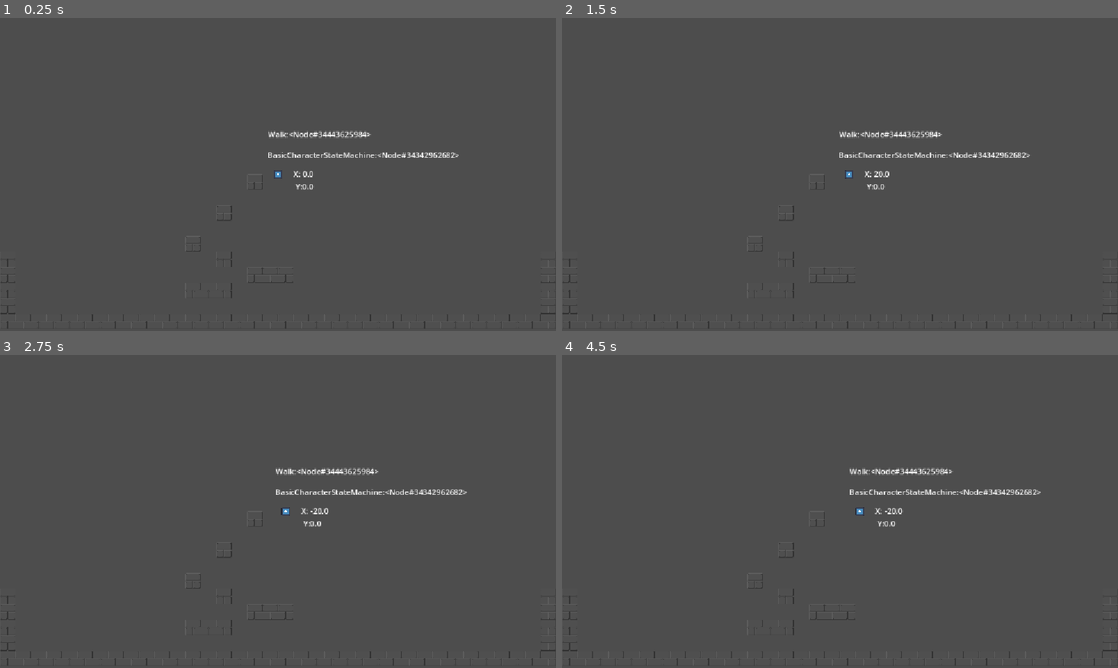
Above: before the commit, frames 1-4 (two rows, left to right).
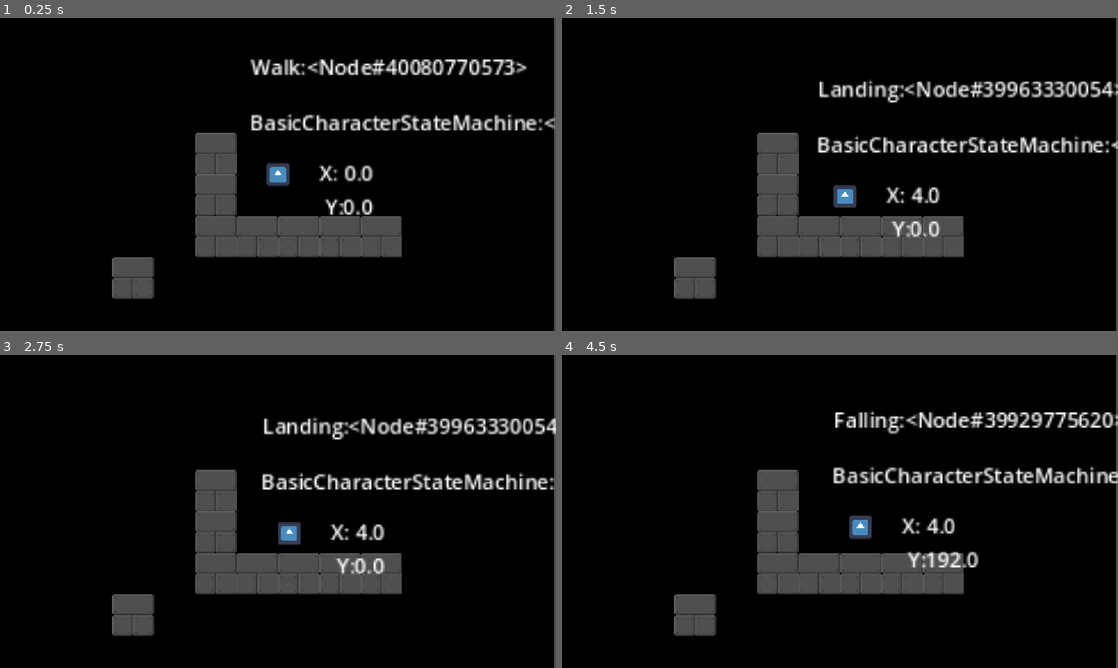
Above: after the commit, the same moments.

Repository: CamdenPix/GameOff-2026
Game: Godot game, scene res://scenes/main_game.tscn
Two runs of this game, one before a commit and one after it. Both use one fixed random seed, a clock stepped at 60 frames per second and the inputs below. The engine's default icon, where the game draws it, is replaced by a stand-in: a white triangle on a blue panel in a dark square.
Inputs:
- Up to frame 1 (0.25 s): no input
- Up to frame 2 (1.5 s): tap Enter at 0.5 s; hold Right (right) from 0.53 s (still down); tap Space (jump, bound only after the commit) at 0.6, 0.77, 1.07, 1.35 s
- Up to frame 3 (2.75 s): tap Space (jump, bound only after the commit) at 1.52, 1.82, 2.1 s; release Right (right) at 2.03 s; hold Left (left) from 2.03 s (still down)
- Up to frame 4 (4.5 s): release Left (left) at 2.78 s; hold Right (right) 2.78-4.28 s; tap Space (jump, bound only after the commit) at 2.85, 3.02, 3.32, 3.6, 3.77, 4.07, 4.35 s; hold Left (left) from 4.28 s (still down)

The runs differ from the first frame. In frame 1, 91% of the frame differs, in the area x 0-100%, y 0-100%; in frame 2, 91%; in frame 3, 91%; in frame 4, 91%.

Commit message:
ok les go

Diff:
--- /dev/null
+++ b/Scripts/Player/Basic/dashing.gd
@@ -0,0 +1,21 @@
+@icon("res://assets/chip-svgrepo-com.svg")
+extends State
+
+func enter(oldState: State) -> void:
+	#parent.animations.play(animation_name)
+
+	pass
+
+func exit(newState: State) -> void:
+	pass
+
+func process_input(event: InputEvent) -> State:
+	return null
+
+func process_frame(delta: float) -> State:
+	return null
+
+func process_physics(delta: float) -> State:
+	var raw_input: Vector2 = Input.get_vector("left","right","up","down")
+	parent.velocity.x = raw_input.x * Speed
+	return null
--- /dev/null
+++ b/Scripts/Player/Basic/falling.gd
@@ -0,0 +1,23 @@
+@icon("res://assets/chip-svgrepo-com.svg")
+extends State
+
+@export var landing_state: State
+func enter(oldState: State) -> void:
+	#parent.animations.play(animation_name)
+	parent.velocity.y =0
+	pass
+
+func exit(newState: State) -> void:
+	pass
+
+func process_input(event: InputEvent) -> State:
+	return null
+
+func process_frame(delta: float) -> State:
+	return null
+
+func process_physics(delta: float) -> State:
+	parent.velocity.y += Fall_Gravity
+	if parent.is_on_floor():
+		return landing_state
+	return null
--- /dev/null
+++ b/Scripts/Player/Basic/idle.gd
@@ -0,0 +1,26 @@
+@icon("res://assets/chip-svgrepo-com.svg")
+extends State
+@export var walking_state: State
+@export var jumping_state: State
+func enter(oldState: State) -> void:
+	#parent.animations.play(animation_name)
+
+	pass
+
+func exit(newState: State) -> void:
+	pass
+
+func process_input(event: InputEvent) -> State:
+	var raw_input: Vector2 = Input.get_vector("left","right","up","down")
+	if raw_input:
+		return walking_state
+	if Input.is_action_just_pressed("jump"):
+		return jumping_state
+	return null
+
+func process_frame(delta: float) -> State:
+	return null
+
+func process_physics(delta: float) -> State:
+
+	return null
--- /dev/null
+++ b/Scripts/Player/Basic/jump.gd
@@ -0,0 +1,26 @@
+@icon("res://assets/chip-svgrepo-com.svg")
+extends State
+
+@export var falling_state: State
+func enter(oldState: State) -> void:
+	#parent.animations.play(animation_name)
+	parent.velocity.y = -Jump_Velocity
+	pass
+
+func exit(newState: State) -> void:
+	pass
+
+func process_input(event: InputEvent) -> State:
+	return null
+
+func process_frame(delta: float) -> State:
+	return null
+
+func process_physics(delta: float) -> State:
+	if parent.velocity.y + Jump_Gravity * delta < 0:
+		parent.velocity.y += Jump_Gravity * delta
+		#print(Jump_Gravity, parent.velocity)
+	else:
+		return falling_state
+
+	return null
--- /dev/null
+++ b/Scripts/Player/Basic/landing.gd
@@ -0,0 +1,34 @@
+@icon("res://assets/chip-svgrepo-com.svg")
+extends State
+@export var timer: Timer
+@export var idle_state: State
+@export var walking_state: State
+var return_idle_state: State
+
+func enter(oldState: State) -> void:
+	#parent.animations.play(animation_name)
+	timer.start()
+	pass
+
+func exit(newState: State) -> void:
+	timer.stop()
+	return_idle_state = null
+	pass
+
+func process_input(event: InputEvent) -> State:
+	var raw_input: Vector2 = Input.get_vector("left","right","up","down")
+	if raw_input:
+		return walking_state
+	return null
+
+func process_frame(delta: float) -> State:
+	return null
+
+func process_physics(delta: float) -> State:
+	return return_idle_state
+
+
+
+func _on_timer_timeout() -> void:
+	return_idle_state = idle_state
+	pass # Replace with function body.
--- a/Scripts/Player/Basic/walk.gd
+++ b/Scripts/Player/Basic/walk.gd
@@ -1,20 +1,48 @@
 @icon("res://assets/chip-svgrepo-com.svg")
 extends State
-
+@export var dash_threshold: float = .3
+@export var dashing_state: State
+@export var jumping_state: State
+@export var falling_state: State
+@export var coyote_timer: Timer
+var coyote_timer_fall: bool = false
 func enter(oldState: State) -> void:
 	#parent.animations.play(animation_name)
 
 	pass
 
 func exit(newState: State) -> void:
+	coyote_timer.stop()
+	coyote_timer_fall = false
 	pass
 
 func process_input(event: InputEvent) -> State:
+	if Input.is_action_just_pressed("jump"):
+		return jumping_state
 	return null
 
 func process_frame(delta: float) -> State:
 	return null
 
 func process_physics(delta: float) -> State:
-	parent.velocity = Input.get_vector("left","right","down","up") * 20
+	var raw_input: Vector2 = Input.get_vector("left","right","up","down")
+	parent.velocity.x = raw_input.x * Speed
+	#if abs(raw_input.x) > dash_threshold:
+		#return dashing_state
+
+	if parent.is_on_floor():
+		coyote_timer.stop()
+		parent.velocity.y -= Fall_Gravity * delta
+	else:
+		if coyote_timer_fall:
+			return falling_state
+		# this just makes sure the timer runs only if the timer hasnt started
+		if coyote_timer.time_left == coyote_timer.wait_time:
+			coyote_timer.start()
+
 	return null
+
+
+func _on_timer_timeout() -> void:
+	coyote_timer_fall = true
+	pass
--- a/project.godot
+++ b/project.godot
@@ -52,6 +52,11 @@
 "events": [Object(InputEventKey,"resource_local_to_scene":false,"resource_name":"","device":-1,"window_id":0,"alt_press …(195 unchanged characters)…
 ]
 }
+jump={
+"deadzone": 0.2,
+"events": [Object(InputEventKey,"resource_local_to_scene":false,"resource_name":"","device":-1,"window_id":0,"alt_pressed":false,"shift_pressed":false,"ctrl_pressed":false,"meta_pressed":false,"pressed":false,"keycode":0,"physical_keycode":32,"key_label":0,"unicode":32,"location":0,"echo":false,"script":null)
+]
+}
 
 [physics]
 
--- a/scenes/main_game.tscn
+++ b/scenes/main_game.tscn
@@ -10,9 +10,18 @@
 [node name="Player" parent="World" unique_id=139764919 instance=ExtResource("1_72e8q")]
 
 [node name="Camera2D" type="Camera2D" parent="World" unique_id=587191291]
+zoom = Vector2(2.68, 2.68)
 
 [node name="TileMapLayer" parent="World" unique_id=1352024199 instance=ExtResource("2_72e8q")]
-tile_map_data = PackedByteArray("AAD+/wAAAQAAAAAAAADv/wkAAQA …(799 unchanged characters)… AAAAAAAAD6/wQAAQAAAAAAAAD8/wIAAQAAAAAAAAA=")
+tile_map_data = PackedByteArray("AAD+/wAAAQAAAAAAAADv/wkAAQA …(799 unchanged characters)… AAAAAAAAD6/wQAAQAAAAAAAAD8/wIAAQAAAAAAAAD+////AQABAAAAAAD+/wEAAQABAAAAAAD//wEAAQABAAAAAAAAAAEAAQABAAAAAAABAAEAAQABAAAAAAACAAEAAQABAAAAAAA=")
+
+[node name="ColorRect" type="ColorRect" parent="World" unique_id=1629991407]
+z_index = -4
+offset_left = -217.0
+offset_top = -124.0
+offset_right = 213.0
+offset_bottom = 122.0
+color = Color(0, 0, 0, 1)
 
 [node name="HudLayer" type="CanvasLayer" parent="." unique_id=2002119751]
 
--- a/scenes/player.tscn
+++ b/scenes/player.tscn
@@ -6,16 +6,21 @@
 [ext_resource type="Script" uid="uid://cydbmyrb042lj" path="res://Scripts/Player/Bird/grounded_jump.gd" id="3_qhqgy"]
 [ext_resource type="Script" uid="uid://pjou1r33qex5" path="res://Scripts/Player/Basic/basic_character_state_machine.gd" id="3_tuyoq"]
 [ext_resource type="Script" uid="uid://b0kfnbkbxgdum" path="res://Scripts/Player/Basic/walk.gd" id="4_fjrip"]
+[ext_resource type="Script" uid="uid://cly5p7mmvnpu5" path="res://Scripts/Player/Basic/jump.gd" id="5_oprun"]
 [ext_resource type="Texture2D" uid="uid://cingnt5lrcoku" path="res://icon.svg" id="5_qlg0r"]
+[ext_resource type="Script" uid="uid://c3m6lkqnerrbt" path="res://Scripts/Player/Basic/falling.gd" id="6_a8ls1"]
+[ext_resource type="Script" uid="uid://coukjgkamqv1y" path="res://Scripts/Player/Basic/dashing.gd" id="7_qfm1y"]
 [ext_resource type="Script" uid="uid://dysklje3t01br" path="res://Scripts/Player/Bird/flap_wing.gd" id="7_ur7pv"]
+[ext_resource type="Script" uid="uid://ci8f23y6crfi4" path="res://Scripts/Player/Basic/landing.gd" id="8_fulsm"]
 [ext_resource type="Script" uid="uid://cc5inuve0unp2" path="res://Scripts/Player/Monkey/monkey_state_machine.gd" id="8_y4r1p"]
+[ext_resource type="Script" uid="uid://l8lf80yikd8e" path="res://Scripts/Player/Basic/idle.gd" id="9_4r5pv"]
 [ext_resource type="Script" uid="uid://bcggavhnqflc0" path="res://Scripts/Player/Monkey/walk.gd" id="9_y4r1p"]
 [ext_resource type="Script" uid="uid://c04k6w33bc8vu" path="res://Scripts/Player/Monkey/jump.gd" id="10_d2wvv"]
 [ext_resource type="Script" uid="uid://ciyjvinnx8hbt" path="res://scenes/climb.gd" id="11_3v2ag"]
 [ext_resource type="Script" uid="uid://qnmwbc3twpqd" path="res://Scripts/Player/Deactive/deactive_state_machine.gd" id="12_f1ej7"]
 [ext_resource type="Script" uid="uid://ek1v2tl8c2h8" path="res://Scripts/Player/Deactive/deactive.gd" id="13_oprun"]
 
-[sub_resource type="CapsuleShape2D" id="CapsuleShape2D_qdonj"]
+[sub_resource type="CapsuleShape2D" id="CapsuleShape2D_4r5pv"]
 
 [node name="Player" type="CharacterBody2D" unique_id=139764919 node_paths=PackedStringArray("parent_state_machine", "velocity_label")]
 script = ExtResource("1_dqkch")
@@ -39,8 +44,44 @@
 deactive_state = NodePath("Walk")
 base_state = NodePath("Walk")
 
-[node name="Walk" type="Node" parent="ParentStateMachine/BasicCharacterStateMachine" unique_id=170215105]
+[node name="Walk" type="Node" parent="ParentStateMachine/BasicCharacterStateMachine" unique_id=170215105 node_paths=PackedStringArray("dashing_state", "jumping_state", "falling_state", "coyote_timer")]
 script = ExtResource("4_fjrip")
+dashing_state = NodePath("../Dashing")
+jumping_state = NodePath("../Jumping")
+falling_state = NodePath("../Falling")
+coyote_timer = NodePath("Timer")
+
+[node name="Timer" type="Timer" parent="ParentStateMachine/BasicCharacterStateMachine/Walk" unique_id=1532505563]
+wait_time = 0.3
+one_shot = true
+
+[node name="Jumping" type="Node" parent="ParentStateMachine/BasicCharacterStateMachine" unique_id=2039866107 node_paths=PackedStringArray("falling_state")]
+script = ExtResource("5_oprun")
+falling_state = NodePath("../Falling")
+Jump_Height = 30.0
+
+[node name="Falling" type="Node" parent="ParentStateMachine/BasicCharacterStateMachine" unique_id=280046023 node_paths=PackedStringArray("landing_state")]
+script = ExtResource("6_a8ls1")
+landing_state = NodePath("../Landing")
+
+[node name="Dashing" type="Node" parent="ParentStateMachine/BasicCharacterStateMachine" unique_id=164653841]
+script = ExtResource("7_qfm1y")
+Jump_Distance = 40.0
+
+[node name="Landing" type="Node" parent="ParentStateMachine/BasicCharacterStateMachine" unique_id=689235889 node_paths=PackedStringArray("timer", "idle_state", "walking_state")]
+script = ExtResource("8_fulsm")
+timer = NodePath("Timer")
+idle_state = NodePath("../Idle")
+walking_state = NodePath("../Walk")
+
+[node name="Timer" type="Timer" parent="ParentStateMachine/BasicCharacterStateMachine/Landing" unique_id=1048163292]
+wait_time = 0.35
+one_shot = true
+
+[node name="Idle" type="Node" parent="ParentStateMachine/BasicCharacterStateMachine" unique_id=274842304 node_paths=PackedStringArray("walking_state", "jumping_state")]
+script = ExtResource("9_4r5pv")
+walking_state = NodePath("../Walk")
+jumping_state = NodePath("../Jumping")
 
 [node name="Bird" type="Node" parent="ParentStateMachine" unique_id=1290409226 node_paths=PackedStringArray("debug_state_label", "starting_state", "deactive_state", "base_state")]
 script = ExtResource("2_g2els")
@@ -82,12 +123,14 @@
 script = ExtResource("13_oprun")
 
 [node name="AnimalLabel" type="Label" parent="." unique_id=502794606]
+z_index = 999
 offset_left = -22.0
 offset_top = -52.0
 offset_right = 18.0
 offset_bottom = -26.0
 
 [node name="StateLabel" type="Label" parent="." unique_id=164288899]
+z_index = 999
 offset_left = -21.0
 offset_top = -95.0
 offset_right = 19.0
@@ -98,7 +141,11 @@
 texture = ExtResource("5_qlg0r")
 
 [node name="VelocityLabel" type="Label" parent="." unique_id=2068718348]
+z_index = 999
 offset_left = 32.0
 offset_top = -13.0
 offset_right = 72.0
 offset_bottom = 10.0
+
+[connection signal="timeout" from="ParentStateMachine/BasicCharacterStateMachine/Walk/Timer" to="ParentStateMachine/BasicCharacterStateMachine/Walk" method="_on_timer_timeout"]
+[connection signal="timeout" from="ParentStateMachine/BasicCharacterStateMachine/Landing/Timer" to="ParentStateMachine/BasicCharacterStateMachine/Landing" method="_on_timer_timeout"]
Not shown, added: Scripts/Player/Basic/dashing.gd.uid
Not shown, added: Scripts/Player/Basic/falling.gd.uid
Not shown, added: Scripts/Player/Basic/idle.gd.uid
Not shown, added: Scripts/Player/Basic/jump.gd.uid
Not shown, added: Scripts/Player/Basic/landing.gd.uid
Not shown: 1 places in scenes/player.tscn that only renumber resources
